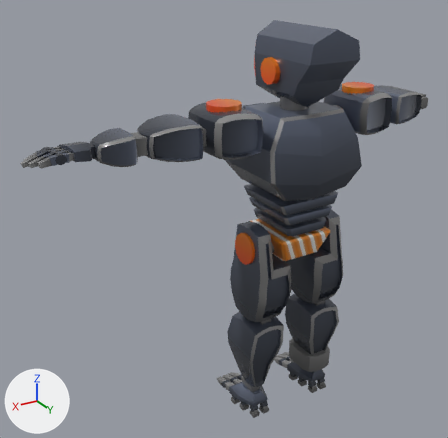
The FBX model Assets/Models/Robot.fbx as it was, and as the next commit left it.
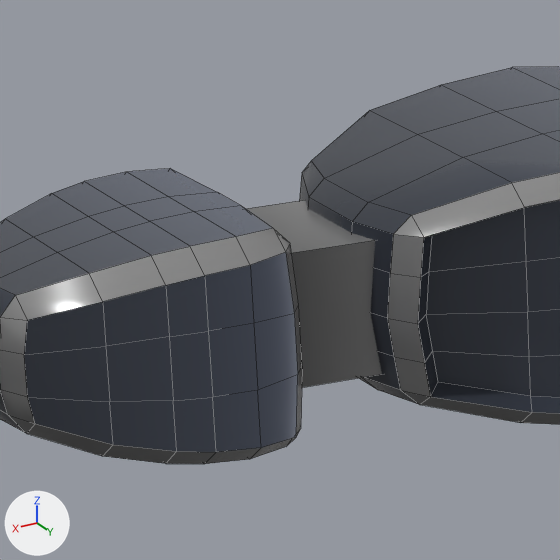
There are two pictures of each version: one whole from a 50 mm camera at (2.019, 2.634, 2.625) aimed at (0.356, -0.138, 1.239), one close up on the part from 22% to 38% of the width and 24% to 41% of the height. Lighting does not change. The marker at lower left points along +X, +Y and +Z. The close-ups show mesh edges as thin lines. Where no turn or scale is listed for an object, it has been applied to the vertices. Vertices at the same position are counted once.

The first close-up shows 'Robot'.
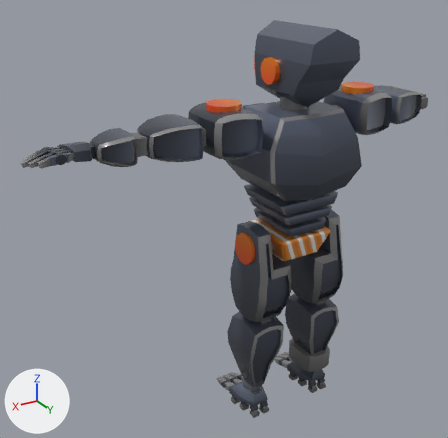
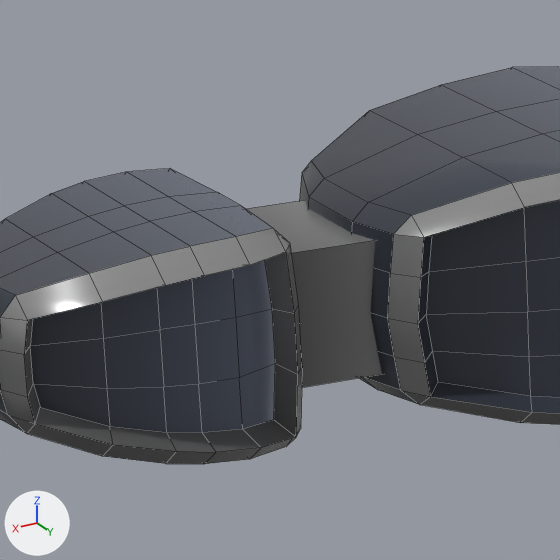
Where the change shows, as pixel boxes [x1, y1, x2, y2] in the close-ups (560 x 560 px):
part 1 of me_cylinder_004, built on: [24, 252, 298, 452] in both
part 2 of me_cylinder_004, surface changed: before [166, 276, 216, 452]; after [167, 432, 216, 452]

What the commit changed:
me_cylinder_004 is used by ob_robot; location (0.0, 0.0, 0.0).
me_cylinder_004 had 2877 vertices, 2594 faces and spanned x -0.95..1.45, y -0.35..0.31, z -0.03..2.29.
me_cylinder_004 now has 2893 vertices, 2610 faces and spans x -0.95..1.45, y -0.35..0.31, z -0.03..2.29.
Part 1, on me_cylinder_004:
4 vertices are removed from x 0.99..1.08, y 0.09..0.1, z 1.77..1.81.
13 faces are deleted.
4 vertices move from x 1.02..1.04, y 0.1, z 1.77..1.81 to x 1.02..1.04, y 0.08, z 1.74..1.84.
20 vertices are added at x 0.96..1.11, y 0.05..0.08, z 1.74..1.84.
29 new faces join them.
me_cylinder_004 part 2: 2 kept faces spanning x 1.02..1.04, y 0.08..0.1, z 1.74..1.85 get new texture (UV) coordinates.
